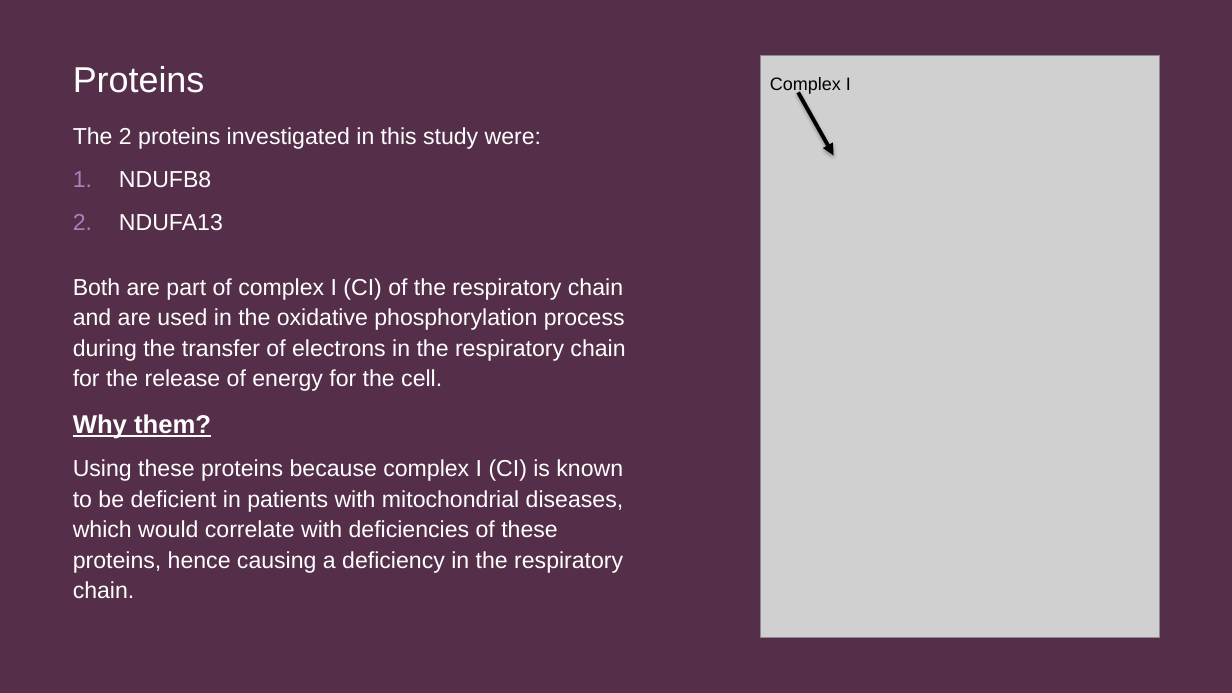
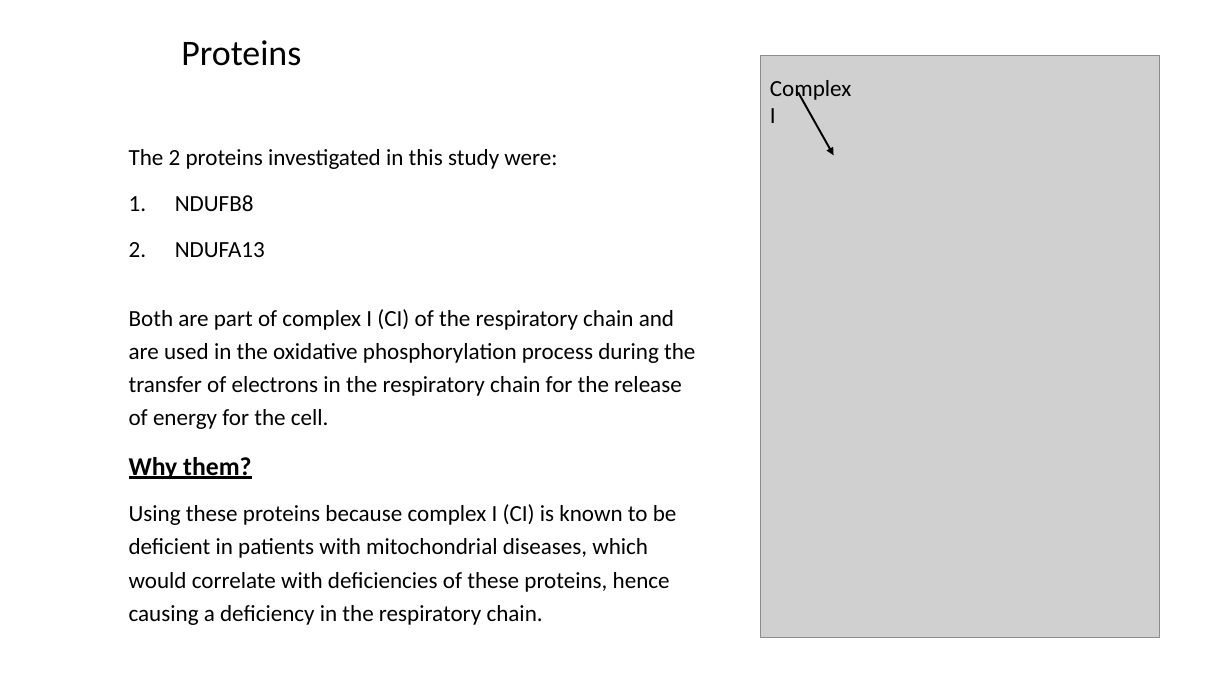
Before and after one commit to FNgongo/Classification_of_fibres_from_the_mitochondrial_disease_dataset_using_clustering_techniques, a slide deck: slide 3 of Dissertation27:Aug/Presentation Diss.pptx. Drawn at 1232x693 pixels with LibreOffice and Linux fonts; fonts in the diff are those of the drawing; grey boxes stand for pictures. Boxes give left, top, right and bottom in pixels: in the first picture for what was removed or moved away, otherwise in the second. Text is boxed around its words. In the diff, an @@ line names an element or a change of style, - is before the commit and + after.

```diff
--- a/Dissertation27:Aug/Presentation Diss.pptx
+++ b/Dissertation27:Aug/Presentation Diss.pptx
@@ background #3B2134 to #FFFFFF @@
@@ rectangle removed at [0, 0, 1232, 693] @@
@@ title "Proteins": place and size @@
-title "Proteins" at [73, 66, 205, 93]
+title "Proteins" at [181, 40, 301, 66]
@@ title "Proteins" at [181, 40, 301, 66]: font Arial to Calibri, text colour #FFFFFF to #000000 @@
@@ text "Complex I" at [770, 80, 851, 123]: size 14 to 18 pt, font Arial to Calibri @@
@@ arrow (799, 92) - (834, 155): stroke #000000 3 pt to #000000 1.5 pt @@
@@ text "The 2 proteins investigated in ...": place and size @@
-text "The 2 proteins investigated in ..." at [73, 127, 625, 598]
+text "The 2 proteins investigated in ..." at [129, 149, 695, 625]
@@ text "The 2 proteins investigated in ..." at [129, 149, 695, 625]: font Arial to Calibri, text colour #FFFFFF to #000000; line spacing 1.1 to 1.2 @@
```
Also in this commit, not shown: 7 other slides changed, 1 slide added, 1 other file.
